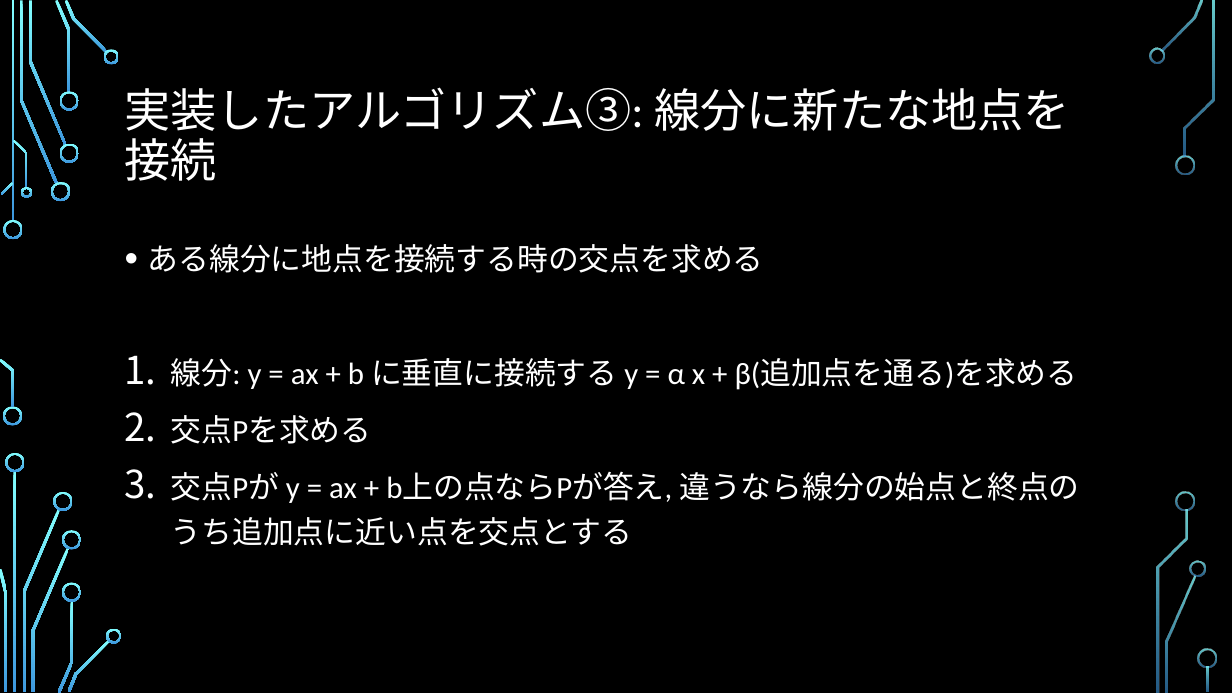
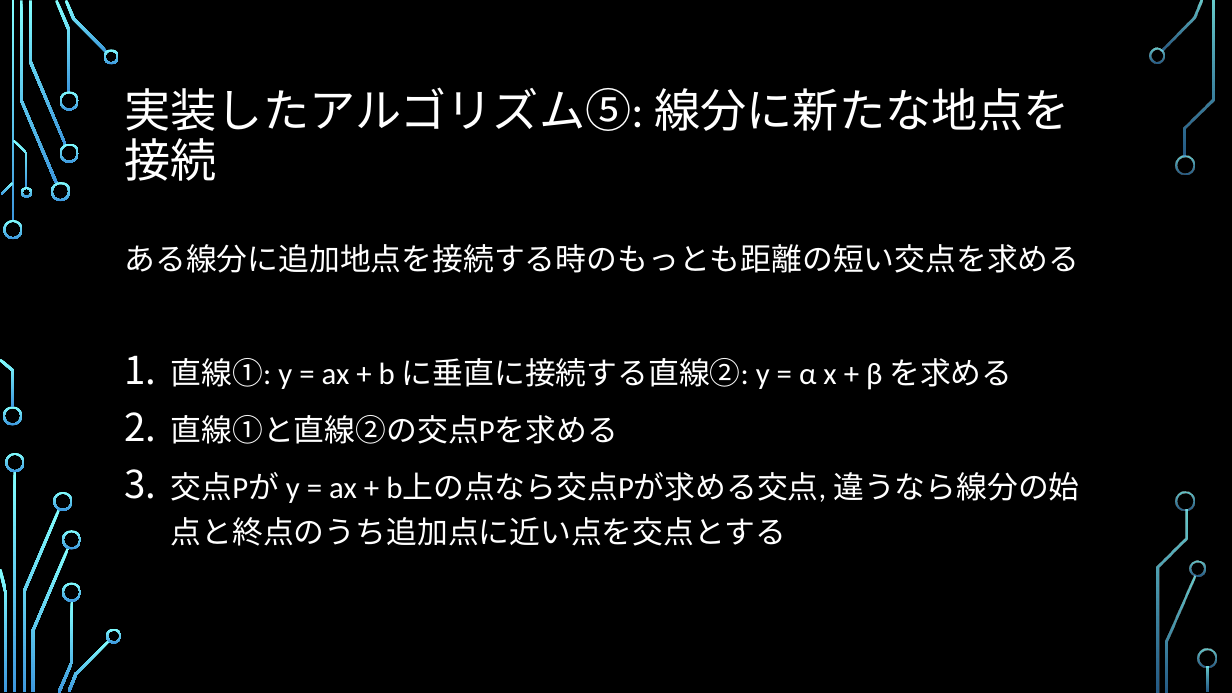
Before and after one commit to ie03-aizu-2019/ie03project-skys, a slide deck: slide 10 of Reports/Midterm.pptx (slide 8 before the commit). Drawn at 1232x693 pixels with LibreOffice and Linux fonts; fonts in the diff are those of the drawing; background and template pictures are left out. Boxes give left, top, right and bottom in pixels: in the first picture for what was removed or moved away, otherwise in the second. Text is boxed around its words. In the diff, an @@ line names an element or a change of style, - is before the commit and + after.

```diff
--- a/Reports/Midterm.pptx
+++ b/Reports/Midterm.pptx
@@ title at [125,87,1070,181]: text changed @@
-実装したアルゴリズム③: 線分に新たな地点を接続
+実装したアルゴリズム⑤: 線分に新たな地点を接続
@@ text at [125,244,1080,546]: text changed @@
-• ある線分に地点を接続する時の交点を求める
-1. 線分: y = ax + b に垂直に接続する y = α x + β(追加点を通る)を求める
-2. 交点Pを求める
-3. 交点Pが y = ax + b上の点ならPが答え, 違うなら線分の始点と終点のうち追加点に近い点を交点とする
+ある線分に追加地点を接続する時のもっとも距離の短い交点を求める
+1. 直線①: y = ax + b に垂直に接続する直線②: y = α x + β を求める
+2. 直線①と直線②の交点Pを求める
+3. 交点Pが y = ax + b上の点なら交点Pが求める交点, 違うなら線分の始点と終点のうち追加点に近い点を交点とする
```
Also in this commit, not shown: 9 other slides changed, 2 slides added.
